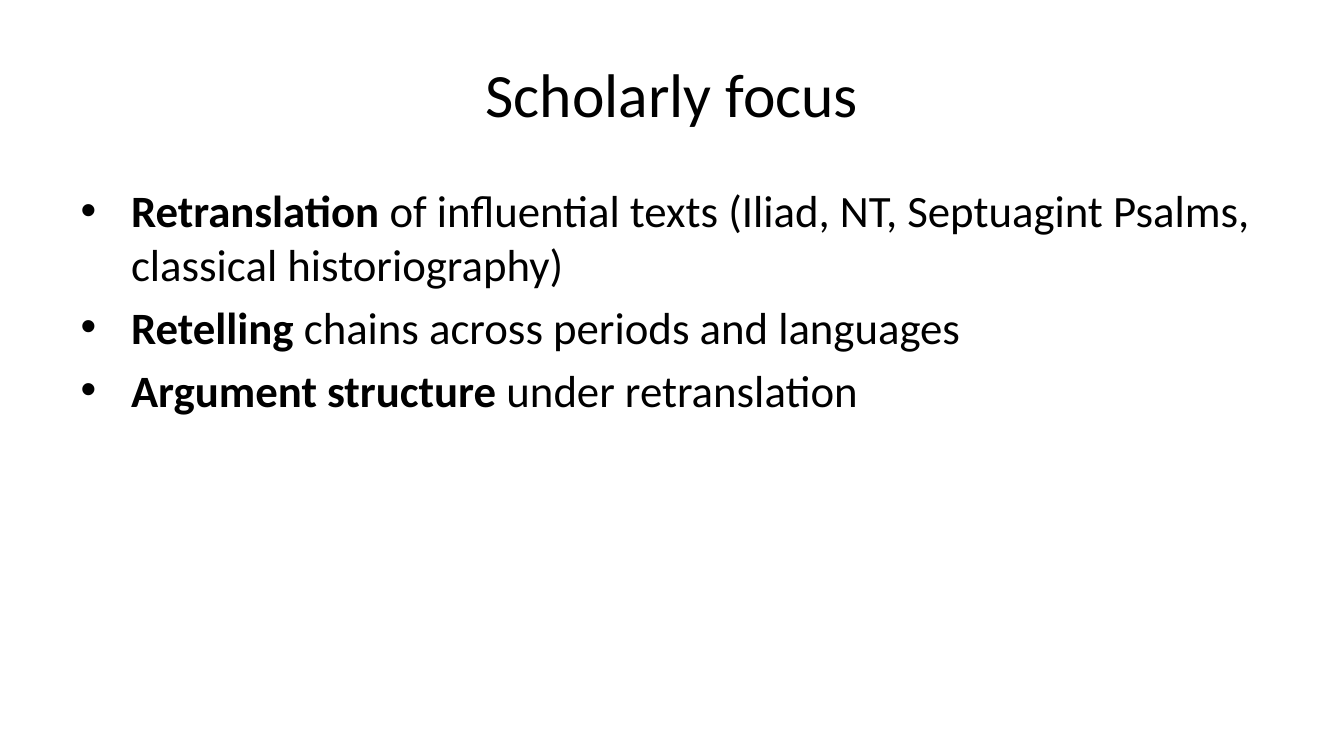
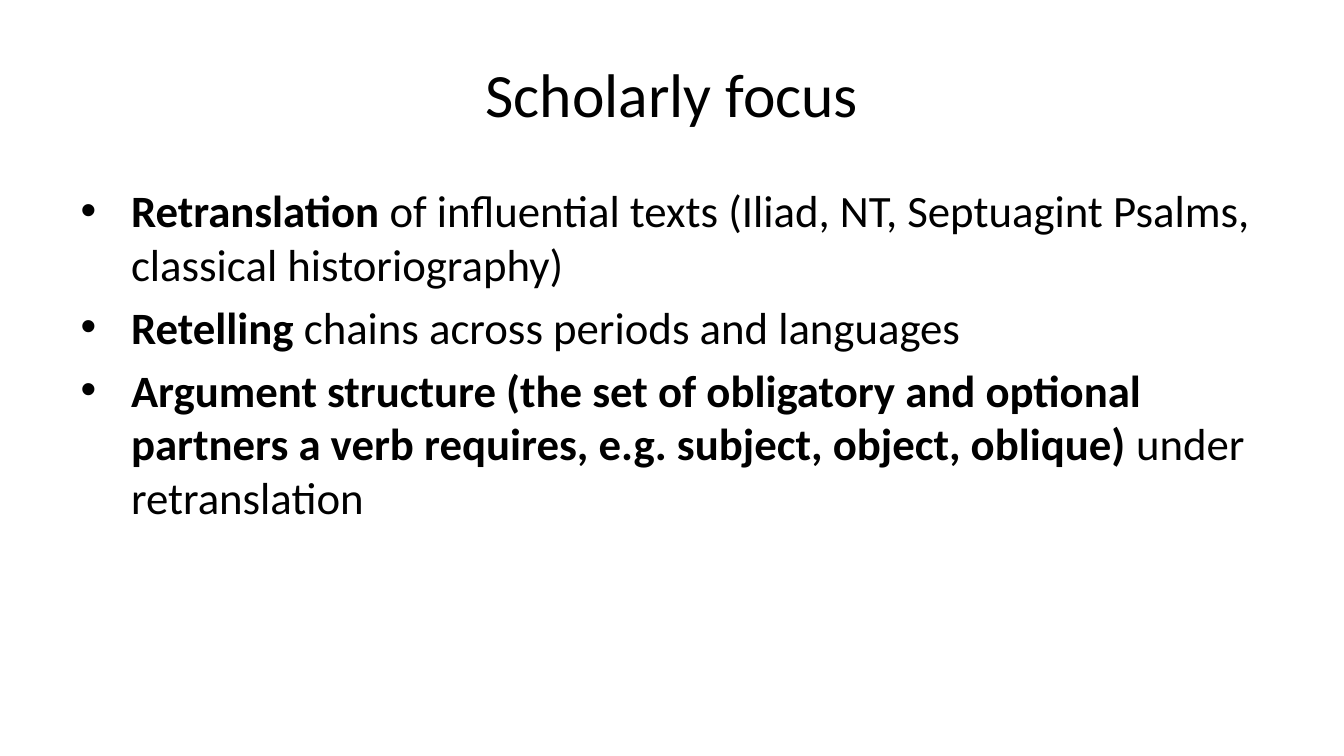
Before and after one commit to AthDGC/AthDGC.github.io, a slide deck: slide 7 of slides/announcement.pptx. Drawn at 1344x756 pixels with LibreOffice and Linux fonts; fonts in the diff are those of the drawing. Boxes give left, top, right and bottom in pixels: in the first picture for what was removed or moved away, otherwise in the second. Text is boxed around its words. In the diff, an @@ line names an element or a change of style, - is before the commit and + after.

```diff
--- a/slides/announcement.pptx
+++ b/slides/announcement.pptx
@@ text at (131, 374, 1244, 515): text changed; bold on @@
-• Argument structure under retranslation
+• Argument structure (the set of obligatory and optional partners a verb requires, e.g. subject, object, oblique) under retranslation
```
Also in this commit, not shown: 7 other slides changed, 22 other files.
